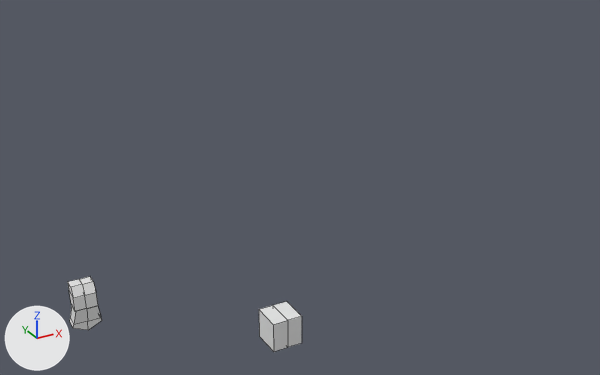
The Blender file template_psx_charter.blend, before and after one commit.
Rendered twice from a camera (50 mm lens) standing at (-2.13, -9.98, 7.32) and looking at (3.64, 0.51, 2.07). The lights are fixed; the arrows at lower left show +X, +Y and +Z. Mesh edges are drawn as thin lines.
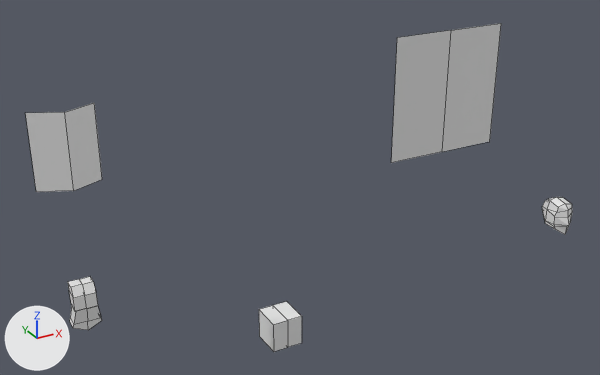
What differs and where, as boxes (x1, y1, x2, y2) in the pictures (600 x 375 px):
'Plane', added
    after: (391, 23, 501, 163)
'Plane.002', added
    after: (25, 103, 102, 192)
'Plane.001', added
    after: (542, 197, 572, 235)

Diff of the bpy script that builds the scene:
```diff
--- a/template_psx_charter.blend.py
+++ b/template_psx_charter.blend.py
@@ me_plane_005 @@
+me_plane_005.from_pydata([(0.0, -0.193, -0.338), (0.423, 0.0, -0.338), (0.0, -0.193, 0.705), (0.423, 0.0, 0.705)], [], [(0, 1, 3, 2)])
@@ me_plane_004 @@
+me_plane_004.from_pydata(...)  # 24 vertices, 19 faces; spans x 0.0..0.221, y -0.177..0.43, z -0.2..0.448
@@ me_plane_001 @@
+me_plane_001.from_pydata([(0.0, 0.0, -1.0), (1.0, 0.0, -1.0), (0.0, 0.0, 1.0), (1.0, 0.0, 1.0)], [], [(0, 1, 3, 2)])
@@ ob_plane_002 @@
+ob_plane_002 = bpy.data.objects.new('Plane.002', me_plane_005)
+ob_plane_002.location = (0.0, 0.0, 3.4)
+_m = ob_plane_002.modifiers.new('Mirror', 'MIRROR')
+_m.use_clip = True
@@ ob_plane_001 @@
+ob_plane_001 = bpy.data.objects.new('Plane.001', me_plane_004)
+ob_plane_001.location = (9.0, 0.0, 0.4)
+_m = ob_plane_001.modifiers.new('Mirror', 'MIRROR')
+_m.use_clip = True
@@ ob_plane @@
+ob_plane = bpy.data.objects.new('Plane', me_plane_001)
+ob_plane.location = (6.0, 0.0, 3.4)
+_m = ob_plane.modifiers.new('Mirror', 'MIRROR')
+_m.use_clip = True
```
